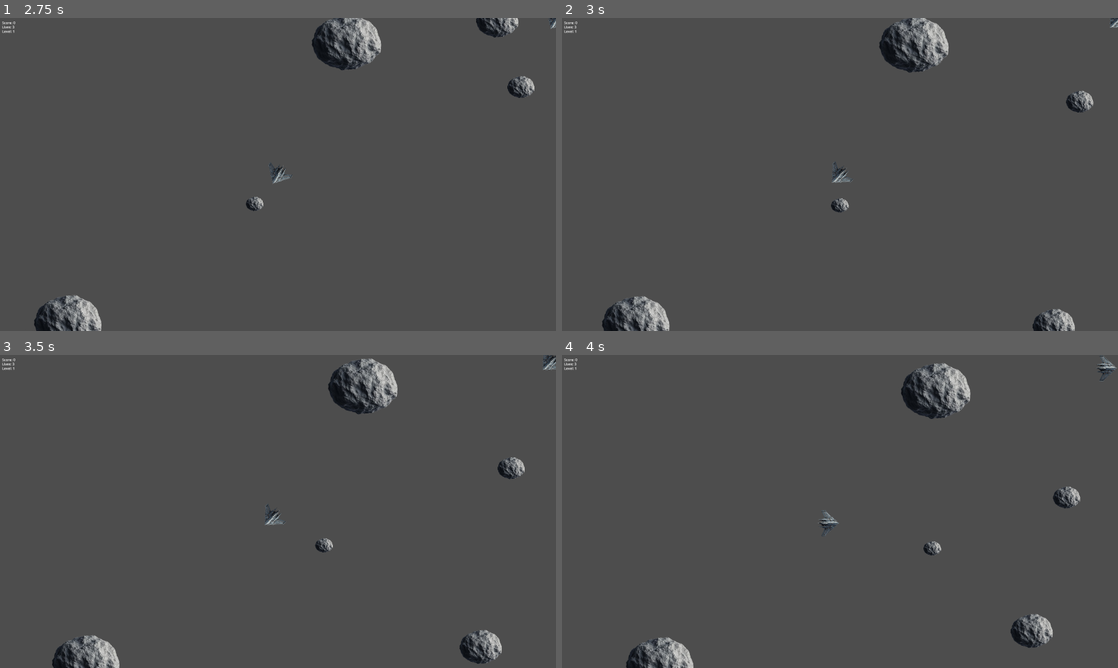
Above: before the commit, frames 1-4 (two rows, left to right).
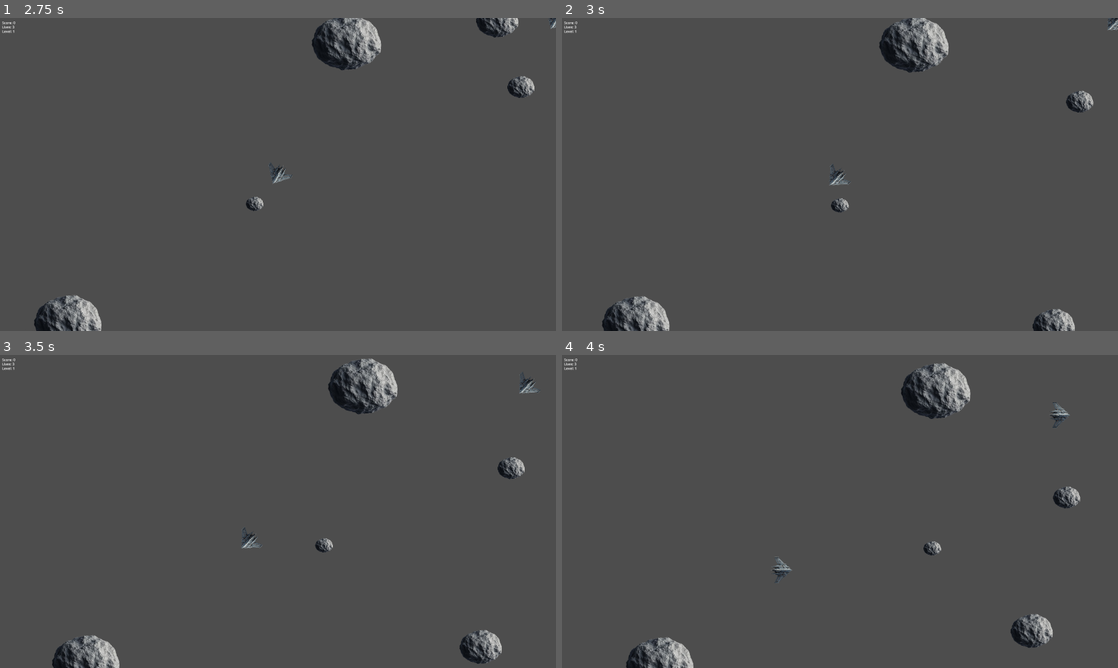
Above: after the commit, the same moments.

Repository: Soren8/space-shooter
Game: Godot game, scene res://main.tscn
The game is run twice, just before and just after one commit, with the same random seed, the same clock (stepped at 60 frames per second) and the same inputs.
Inputs:
- Up to frame 1 (2.75 s): hold Right (ui_right) 0.53-1.28 s; tap Space (ui_select) at 0.77, 1.52 s; hold Left (ui_left) 1.28-2.03 s; hold Right (ui_right) from 2.03 s (still down)
- Up to frame 2 (3 s): release Right (ui_right) at 2.78 s; hold Up (ui_up) from 2.78 s (still down)
- Up to frame 3 (3.5 s): keep holding Up (ui_up); tap Space (ui_select) at 3.02 s
- Up to frame 4 (4 s): release Up (ui_up) at 3.53 s; hold Left (ui_left) from 3.53 s (still down); tap Space (ui_select) at 3.77 s

Frame 1 is identical in both runs. In frame 2, 0.1% of the frame differs, in the area x 48-100%, y 0-54%; in frame 3, 0.3%; in frame 4, 0.4%, in the area x 37-100%, y 0-73%.

Commit message:
Increase player movement speed

Diff:
--- a/player/player.gd
+++ b/player/player.gd
@@ -1,8 +1,8 @@
 extends Area2D
 
 # Constants
-const ACCELERATION = 200
-const MAX_SPEED = 300
+const ACCELERATION = 1000
+const MAX_SPEED = 1500
 const ROTATION_SPEED = 5  # degrees per frame
 const FRICTION = 0.98
 const SHOOT_COOLDOWN = 0.25  # seconds
